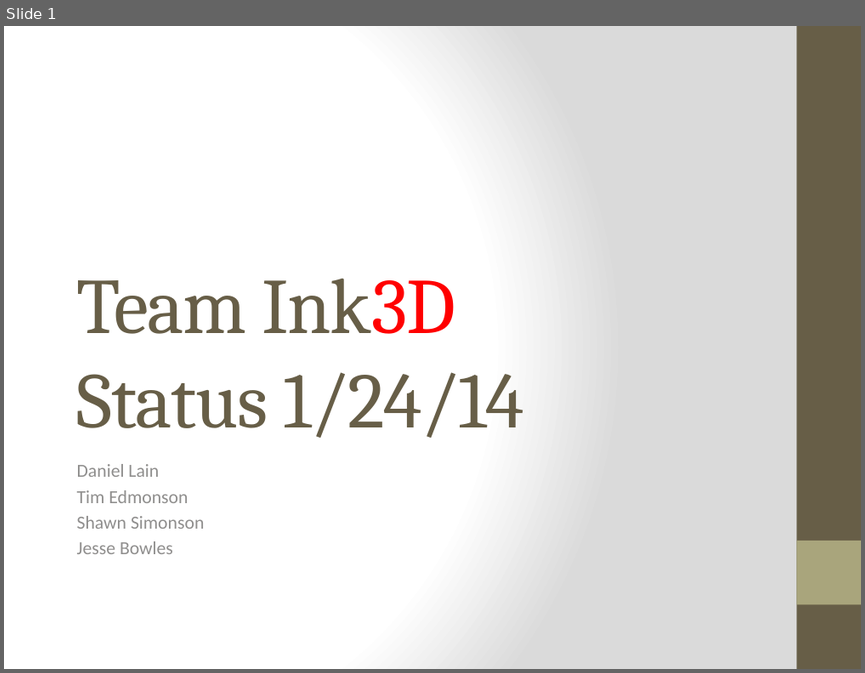
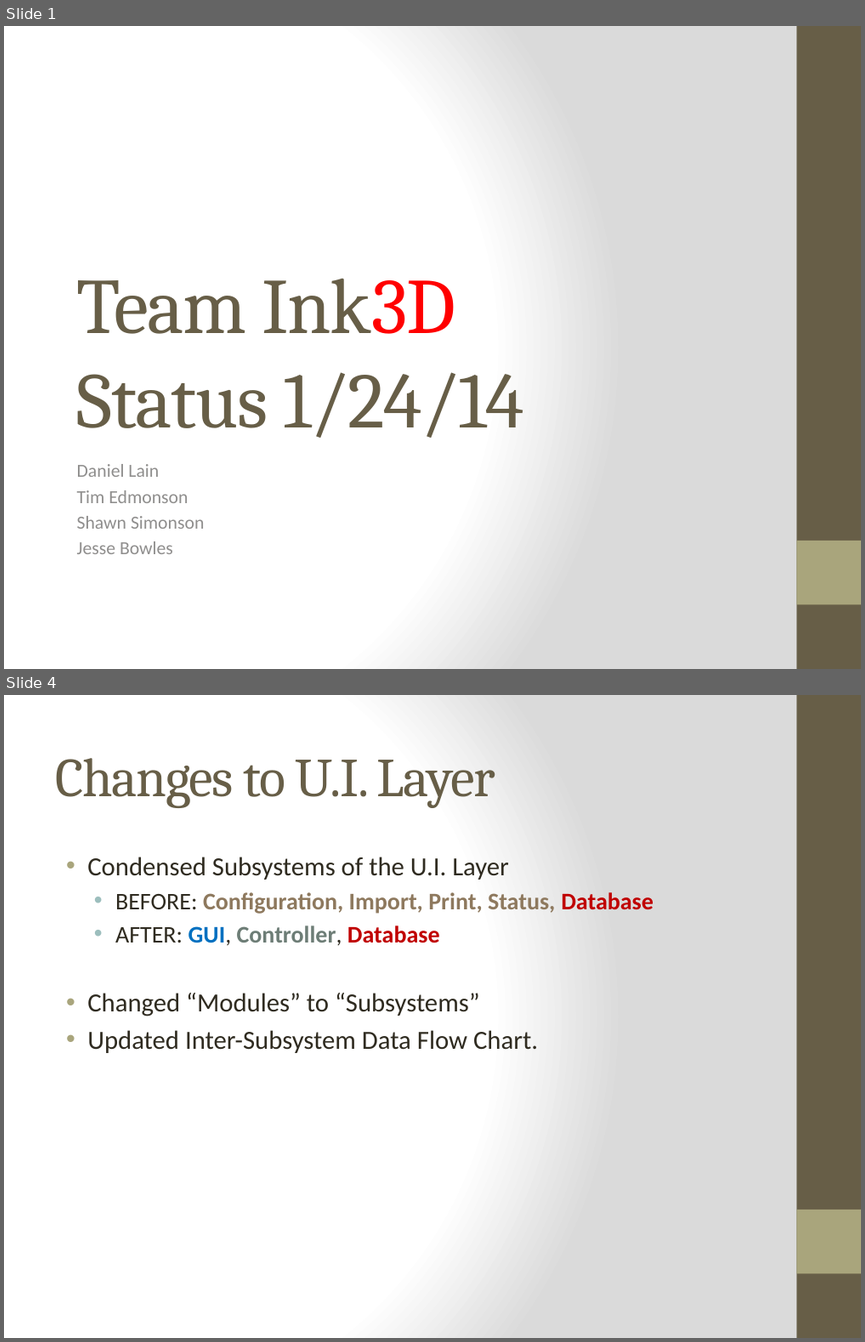
Before and after one commit to qpHalcy0n/SRDesign, a slide deck: Status Updates/2014 01 24.pptx. Shown one above the other, each under a label of ours: slide 1 before the commit, slides 1 and 4 after it; the slides between them are not shown. The pictures are 865x673 and 865x1342 pixels, drawn with LibreOffice and Linux fonts; fonts in the diff are those of the drawing. Boxes give left, top, right and bottom in pixels: in the first picture for what was removed or moved away, otherwise in the second. Text is boxed around its words. In the diff, an @@ line names an element or a change of style, - is before the commit and + after.

Commit message:
Updated Team Status

```diff
--- a/Status Updates/2014 01 24.pptx
+++ b/Status Updates/2014 01 24.pptx
@@ slide 4 added at bbox=[4, 695, 861, 1338], background gradient #FFFFFF to #DADADA; not listed: 2 template elements that a slide beside it also shows @@
@@ title added at bbox=[55, 758, 495, 808], 46 pt, text #675E47 @@
+Changes to U.I. Layer
@@ text added at bbox=[87, 857, 653, 1053], 22 pt, text #2F2B20 @@
+• Condensed Subsystems of the U.I. Layer
+  • BEFORE: Configuration, Import, Print, Status, Database
+  • AFTER: GUI, Controller, Database
+• Changed “Modules” to “Subsystems”
+• Updated Inter-Subsystem Data Flow Chart.
```
Also in this commit, not shown: 1 slide changed, 3 other slides added.
